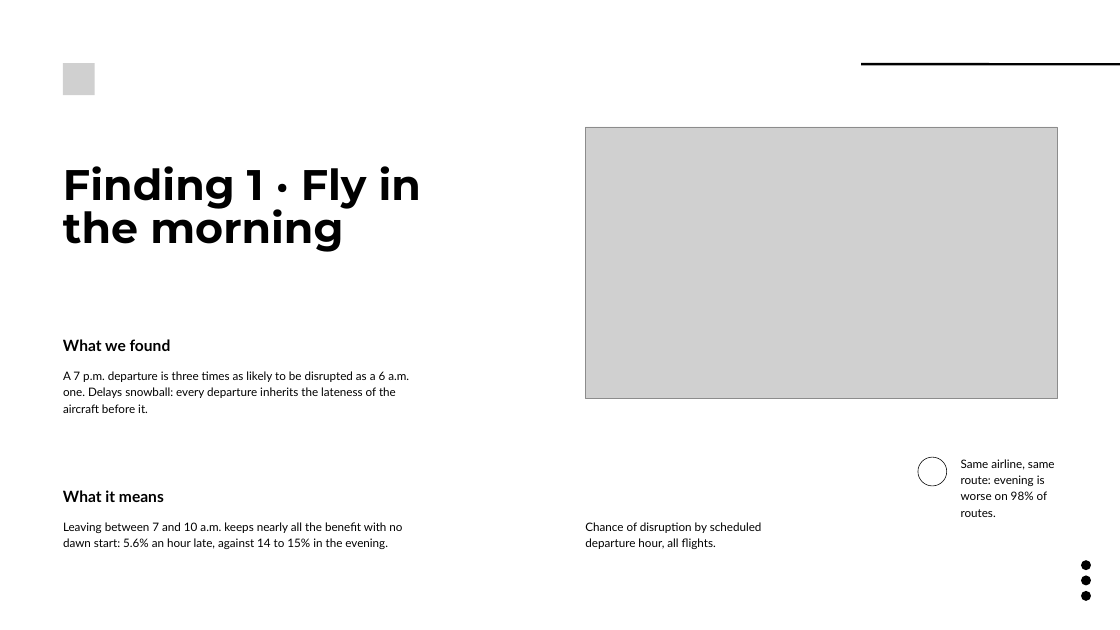
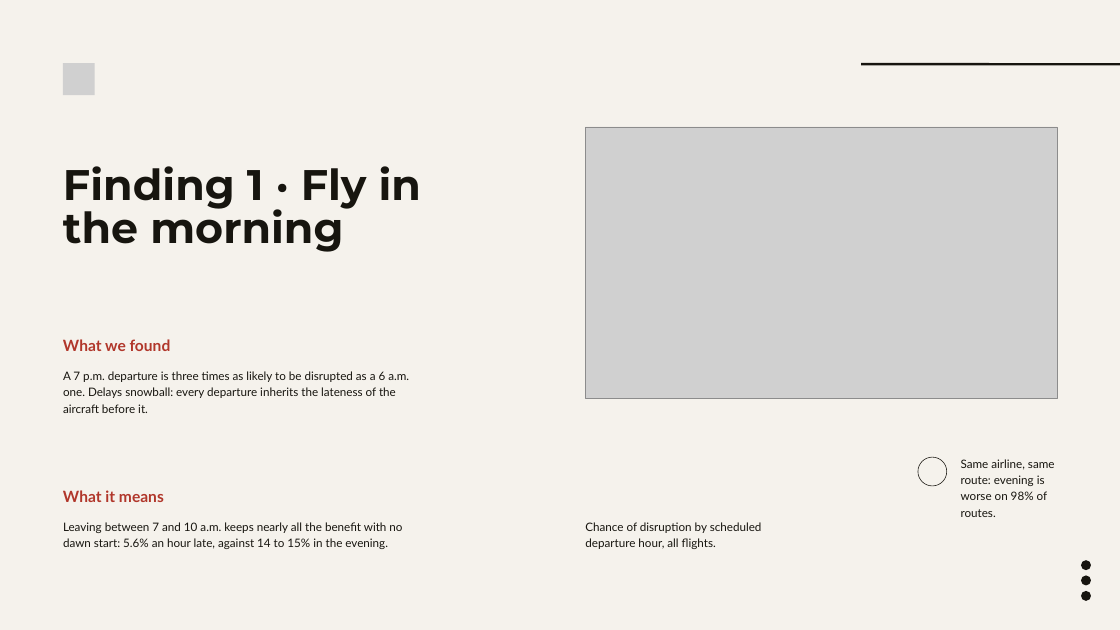
Before and after one commit to akhilhnairprojects/BUhackathon, a slide deck: slide 3 of deck/Arrive_On_Time_Simple.pptx. Drawn at 1120x630 pixels with LibreOffice and Linux fonts; fonts in the diff are those of the drawing; grey boxes stand for pictures; background and template pictures are left out. Boxes give left, top, right and bottom in pixels: in the first picture for what was removed or moved away, otherwise in the second. Text is boxed around its words. In the diff, an @@ line names an element or a change of style, - is before the commit and + after.

```diff
--- a/deck/Arrive_On_Time_Simple.pptx
+++ b/deck/Arrive_On_Time_Simple.pptx
@@ background #FFFFFF to #F5F2EC @@
@@ line (861, 64) - (1120, 64): stroke #000000 3 pt to #17150F 3 pt @@
@@ text "What we found" at (x1=63, y1=339, x2=171, y2=351): text colour #000000 to #B1372B @@
@@ freeform shape at (x1=918, y1=457, x2=946, y2=486): outline #000000 0.75 pt to #17150F 0.75 pt @@
@@ text colour #000000 to #17150F in 5 elements at (x1=63, y1=166, x2=421, y2=252), (x1=585, y1=522, x2=762, y2=549), (x1=63, y1=371, x2=409, y2=413), (x1=63, y1=522, x2=402, y2=549), (x1=961, y1=459, x2=1055, y2=517) @@
@@ text "What it means" at (x1=63, y1=490, x2=164, y2=502): text colour #000000 to #B1372B @@
@@ fill #000000 to #17150F in 3 elements at (x1=1081, y1=591, x2=1091, y2=601), (x1=1081, y1=576, x2=1091, y2=586), (x1=1081, y1=560, x2=1091, y2=570) @@
```
Also in this commit, not shown: 10 other slides changed, 8 other files.
